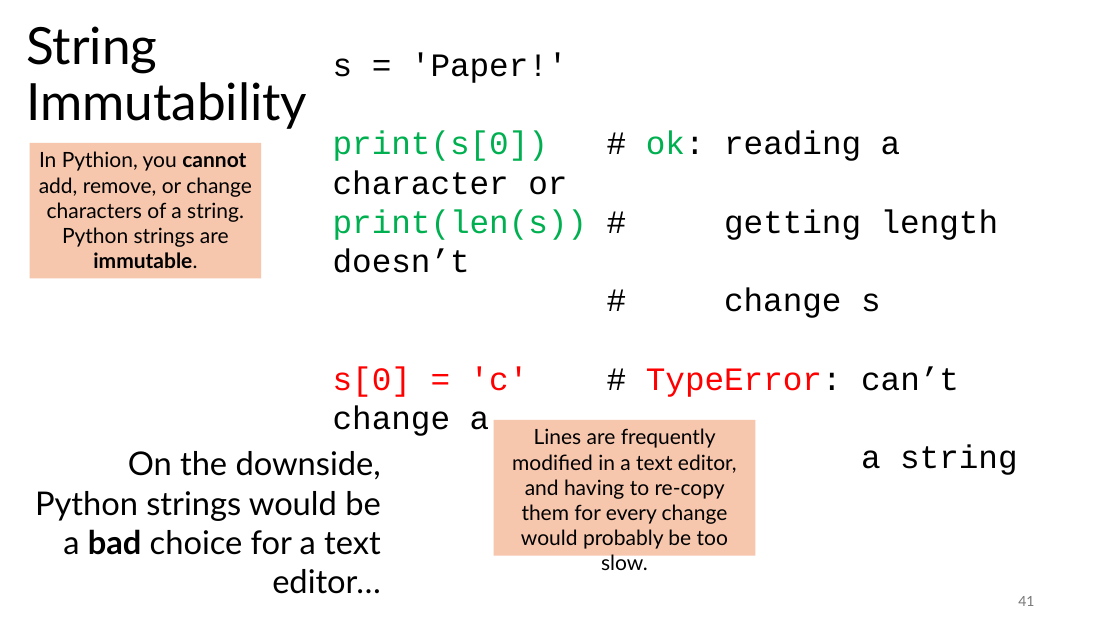
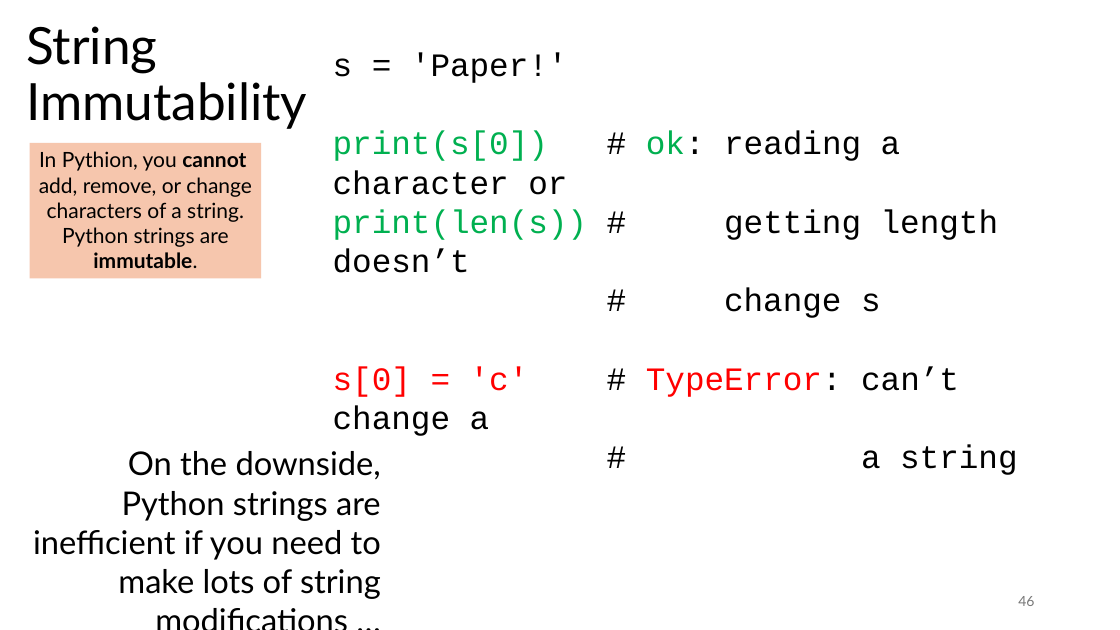
Before and after one commit to tjd1234/cmpt120spring2026, a slide deck: slide 46 of lecture_notes/chapter8/chapter8.pptx (slide 41 before the commit). Drawn at 1120x630 pixels with LibreOffice and Linux fonts; fonts in the diff are those of the drawing. Boxes give left, top, right and bottom in pixels: in the first picture for what was removed or moved away, otherwise in the second. Text is boxed around its words. In the diff, an @@ line names an element or a change of style, - is before the commit and + after.

```diff
--- a/lecture_notes/chapter8/chapter8.pptx
+++ b/lecture_notes/chapter8/chapter8.pptx
@@ rectangle removed at [494,420,756,556] @@
-Lines are frequently modified in a text editor, and having to re-copy them for every change would probably be too slow.
@@ text at [33,451,381,599]: text changed @@
-On the downside, Python strings would be a bad choice for a text editor…
+On the downside, Python strings are inefficient if you need to make lots of string modifications …
@@ page number at [1018,596,1034,606]: text changed @@
-41
+46
```
Also in this commit, not shown: 9 other slides changed, 5 slides added, 4 other files.
